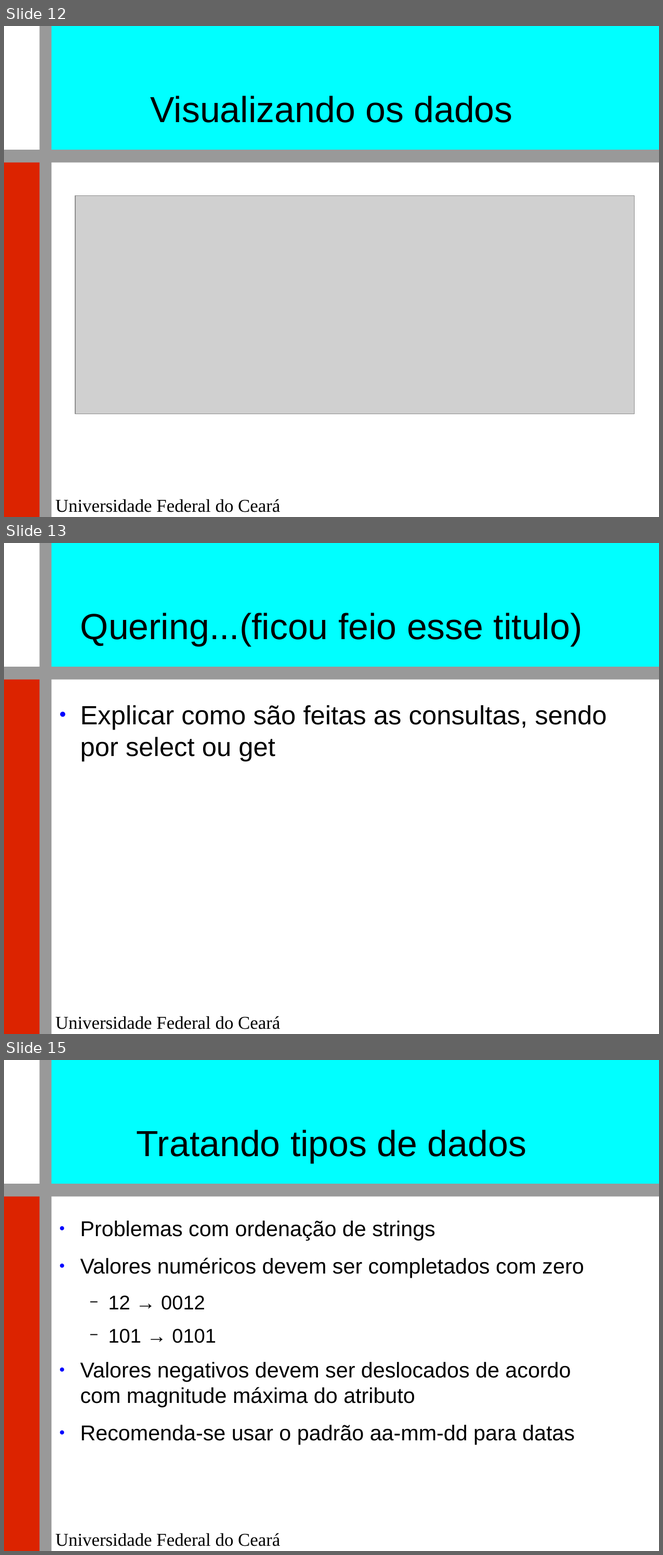
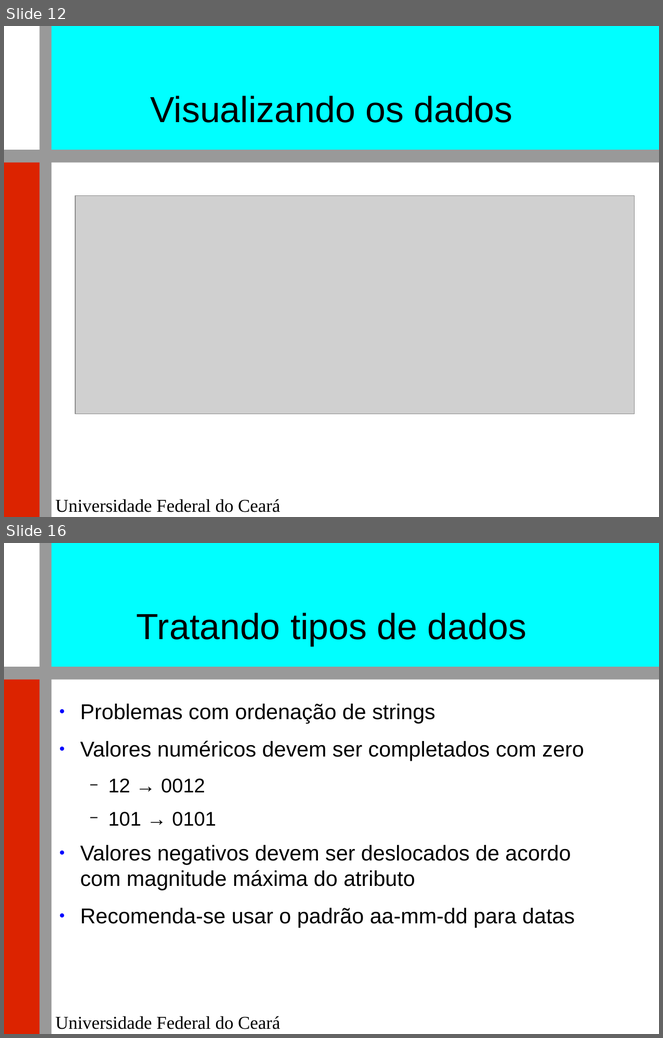
Before and after one commit to renatocjn/NoSQL_TF, a slide deck: Apresentação.odp. Shown one above the other, each under a label of ours: slides 12, 13 and 15 before the commit, slides 12 and 16 after it; the slides between them are not shown. The pictures are 663x1555 and 663x1038 pixels, drawn with LibreOffice and Linux fonts; fonts in the diff are those of the drawing; grey boxes stand for pictures; background and template pictures are left out. Boxes give left, top, right and bottom in pixels: in the first picture for what was removed or moved away, otherwise in the second. Text is boxed around its words. In the diff, an @@ line names an element or a change of style, - is before the commit and + after.

Commit message:
select

```diff
--- a/Apresentação.odp
+++ b/Apresentação.odp
@@ slide 13 removed at <box>4,543,659,1034</box>, background #FFFFFF; not listed: 5 template elements that a slide beside it also shows @@
@@ title removed at <box>80,613,583,646</box> @@
-Quering...(ficou feio esse titulo)
@@ text removed at <box>80,705,607,761</box> @@
-● Explicar como são feitas as consultas, sendo por select ou get
@@ what was slide 15 is now slide 16 @@
```
Also in this commit, not shown: 2 slides changed, 2 slides added.
